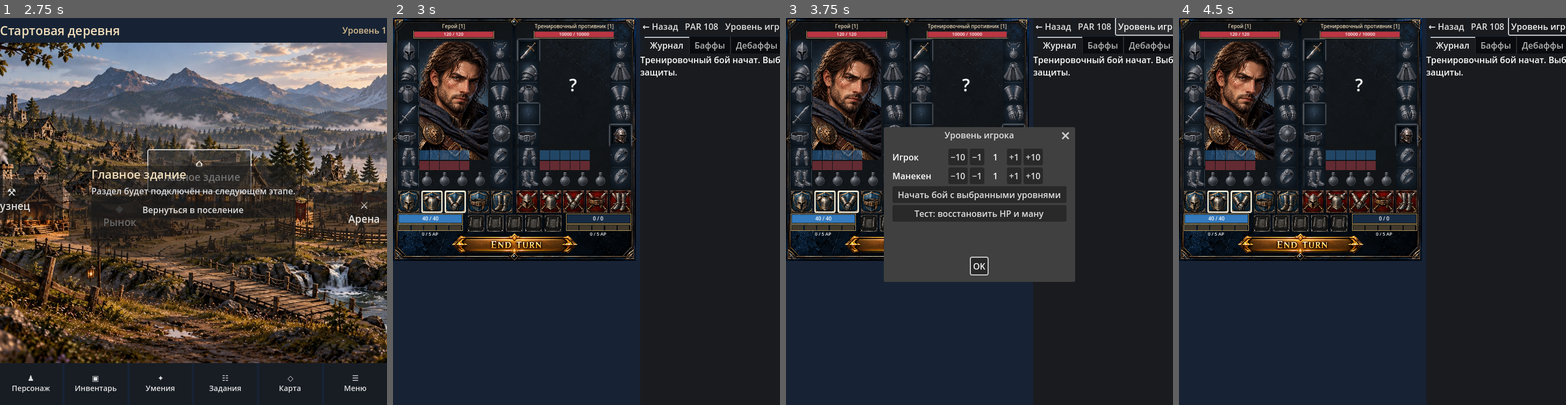
Above: before the commit, frames 1-4 (left to right).
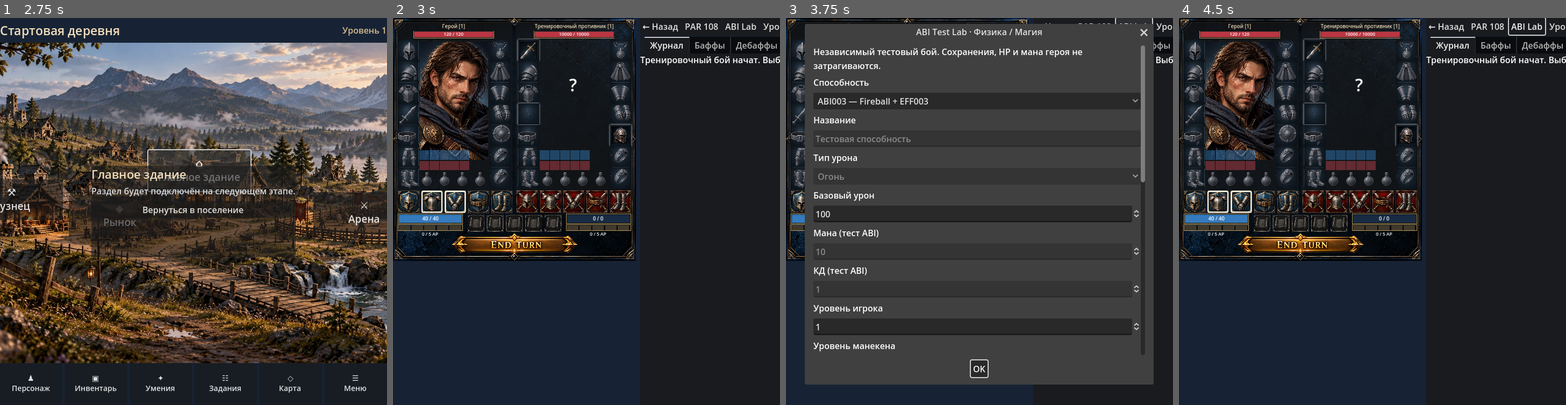
Above: after the commit, the same moments.

Repository: Archoniou1987/Battle-of-Artheon
Game: Godot game, scene res://scenes/main/main.tscn
Same seed, same stepped clock (60 frames per second), same inputs: the game is played once before the commit and once after it.
Inputs (mouse positions are in pixels of both pictures, inside the frame that each line leads up to):
- Up to frame 1 (2.75 s): click "⚒ Кузнец" at 0.5 s; click "◆ Рынок" at 1.25 s; click "⌂ Главное здание" at 2 s
- Up to frame 2 (3 s): click "⚔ Арена" at 2.75 s
- Up to frame 3 (3.75 s): click (1134, 25) at 3.5 s, where only the run after the commit has a clickable "ABI Lab"
- Up to frame 4 (4.5 s): click "OK" at 4.25 s

Frame 1 is identical in both runs. In frame 2, 0.2% of the frame differs, in the area x 63-100%, y 1-16%; in frame 3, 56%, in the area x 4-100%, y 0-95%; in frame 4, 0.2%.
Error after the commit: Parse Error: Cannot infer the type of "kind" variable because the value doesn't have a set type. (res://core/abilities/abi_test_lab_session.gd:146)

Commit message:
feat(arena): expose isolated ABI Test Lab from Arena header

Diff:
--- a/ui/arena/arena_screen.gd
+++ b/ui/arena/arena_screen.gd
@@ -80,6 +80,7 @@
 var tabs: TabContainer
 var par_report_dialog: AcceptDialog
 var par_report_text: TextEdit
+var abi_lab_dialog: AbiTestLabDialog
 var fighter_popup: AcceptDialog
 var item_popup: AcceptDialog
 var item_popup_text: RichTextLabel
@@ -138,6 +139,11 @@
 	report_button.tooltip_text = "Снимок всех PAR персонажа и боевого участника"
 	report_button.pressed.connect(_show_par_report)
 	header.add_child(report_button)
+	var abi_lab_button := Button.new()
+	abi_lab_button.text = "ABI Lab"
+	abi_lab_button.tooltip_text = "Изолированная проверка ABI, PAR, урона и эффектов на манекене"
+	abi_lab_button.pressed.connect(_open_abi_test_lab)
+	header.add_child(abi_lab_button)
 	var level_button := Button.new()
 	level_button.text = "Уровень игрока"
 	level_button.pressed.connect(func() -> void: _open_level_settings(true))
@@ -147,6 +153,8 @@
 	dummy_level_button.pressed.connect(func() -> void: _open_level_settings(false))
 	header.add_child(dummy_level_button)
 	_build_level_settings()
+	abi_lab_dialog = AbiTestLabDialog.new()
+	add_child(abi_lab_dialog)
 	par_report_dialog = AcceptDialog.new()
 	par_report_dialog.title = "PAR / Combat — 108 параметров"
 	par_report_dialog.min_size = Vector2i(350, 540)
@@ -972,3 +980,8 @@
 	lines.append("Combat contract: " + JSON.stringify(ParCombatContract.validate(fighter)))
 	par_report_text.text = "\n".join(lines)
 	par_report_dialog.popup_centered()
+
+## Development-only dialog. Never acts on the persistent Arena session.
+func _open_abi_test_lab() -> void:
+	if abi_lab_dialog != null:
+		abi_lab_dialog.open_lab()
